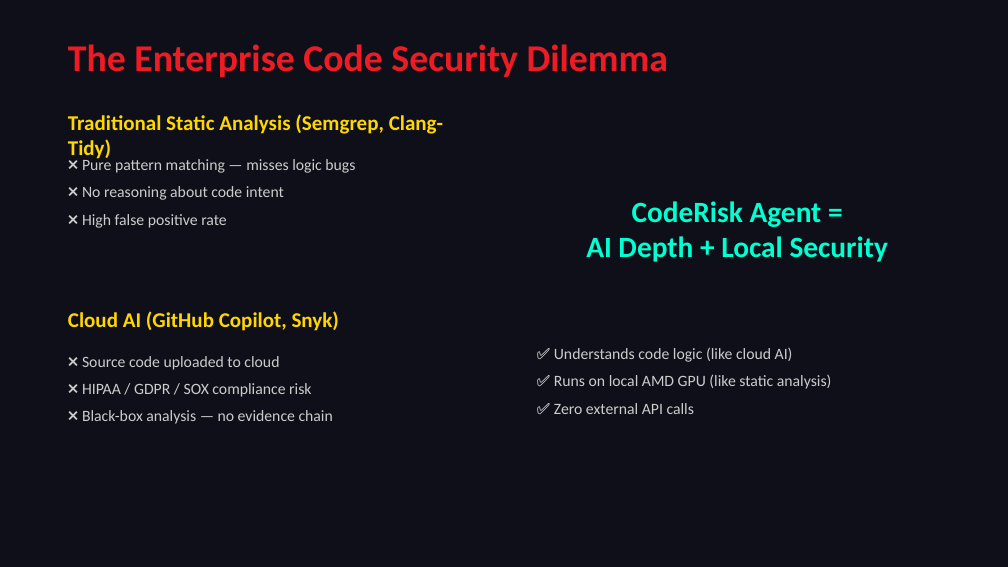
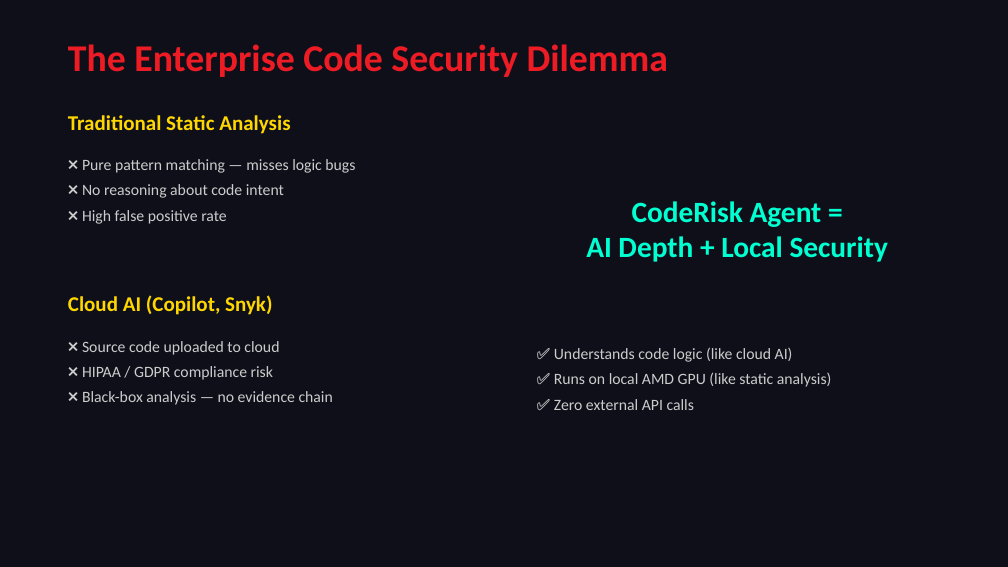
Before and after one commit to a9320/Radeon-hackathon-2026-07, a slide deck: slide 2 of docs/CodeRisk_Agent_Presentation.pptx. Drawn at 1008x567 pixels with LibreOffice and Linux fonts; fonts in the diff are those of the drawing. Boxes give left, top, right and bottom in pixels: in the first picture for what was removed or moved away, otherwise in the second. Text is boxed around its words. In the diff, an @@ line names an element or a change of style, - is before the commit and + after.

```diff
--- a/docs/CodeRisk_Agent_Presentation.pptx
+++ b/docs/CodeRisk_Agent_Presentation.pptx
@@ text at box(68, 115, 290, 134): text changed @@
-Traditional Static Analysis (Semgrep, Clang-Tidy)
+Traditional Static Analysis
@@ text "❌ Pure pattern matching — ..." at box(82, 159, 355, 224): less space between paragraphs @@
@@ text at box(68, 295, 272, 315): text changed @@
-Cloud AI (GitHub Copilot, Snyk)
+Cloud AI (Copilot, Snyk)
@@ text "❌ Source code uploaded to ...": place and size @@
-text "❌ Source code uploaded to ..." at box(82, 356, 333, 424)
+text "❌ Source code uploaded to ..." at box(82, 341, 333, 405)
@@ text at box(82, 341, 333, 405): less space between paragraphs @@
@@ text "✅ Understands code logic (like ..." at box(554, 347, 832, 410): less space between paragraphs @@
@@ text at box(82, 366, 273, 380): text changed @@
-❌ HIPAA / GDPR / SOX compliance risk
+❌ HIPAA / GDPR compliance risk
```
Also in this commit, not shown: 6 other slides changed, 2 slides added, 7 slides removed.
